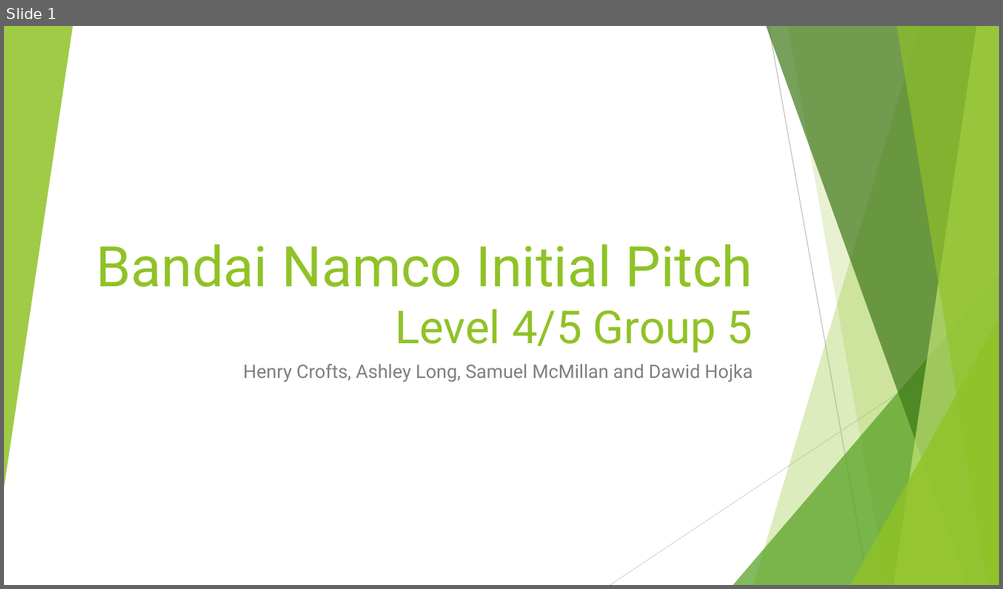
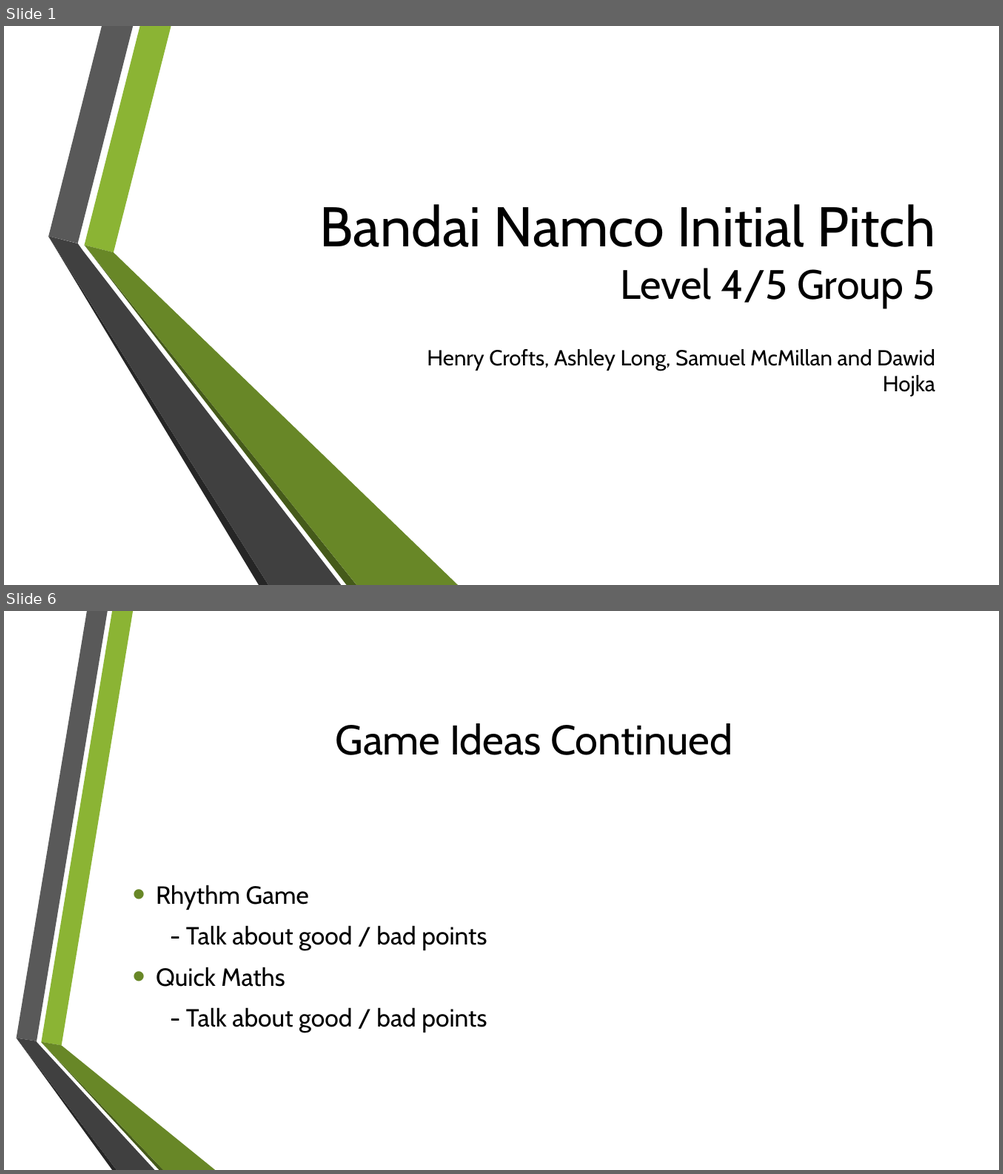
Before and after one commit to UoSGroupProjects1718/mgp-mpg-group-5, a slide deck: Management/Presentations/Initial presentation.pptx. Shown one above the other, each under a label of ours: slide 1 before the commit, slides 1 and 6 after it; the slides between them are not shown. The pictures are 1003x589 and 1003x1174 pixels, drawn with LibreOffice and Linux fonts; fonts in the diff are those of the drawing; background and template pictures are left out. Boxes give left, top, right and bottom in pixels: in the first picture for what was removed or moved away, otherwise in the second. Text is boxed around its words. In the diff, an @@ line names an element or a change of style, - is before the commit and + after.

Commit message:
Updated presentation
Henry

```diff
--- a/Management/Presentations/Initial presentation.pptx
+++ b/Management/Presentations/Initial presentation.pptx
@@ slide 6 added at [4,611,999,1170], background picture (left out) @@
@@ title added at [335,723,732,755], 40 pt, text #000000 @@
+Game Ideas Continued
@@ text added at [156,885,486,1033], 24 pt, text #000000 @@
+• Rhythm Game
+- Talk about good / bad points
+• Quick Maths
+- Talk about good / bad points
@@ group added at [16,611,215,1170]: 6 freeform shapes @@
@@ slide 1 changed as well @@
@@ group removed at [4,26,999,585]: 8 freeform shapes, 2 lines @@
@@ title "Bandai Namco Initial Pitch Level ...": place and size @@
-title "Bandai Namco Initial Pitch Level ..." at [96,244,753,353]
+title "Bandai Namco Initial Pitch Level ..." at [320,204,935,308]
@@ title "Bandai Namco Initial Pitch Level ..." at [320,204,935,308]: size 44 to 39.6 pt in "Level 4/5 Group 5"; font Roboto to Cabin, text colour #90C226 to #000000 @@
@@ group added at [48,26,458,585]: 6 freeform shapes @@
@@ subtitle "Henry Crofts, Ashley Long, Samuel ...": place and size @@
-subtitle "Henry Crofts, Ashley Long, Samuel ..." at [243,364,753,383]
+subtitle "Henry Crofts, Ashley Long, Samuel ..." at [427,349,935,397]
@@ subtitle "Henry Crofts, Ashley Long, Samuel ..." at [427,349,935,397]: size 18 to 21 pt, font Roboto to Cabin, text colour #7F7F7F to #000000 @@
```
Also in this commit, not shown: 2 other slides changed, 6 other slides added, 8 slides removed, 1 other file.
